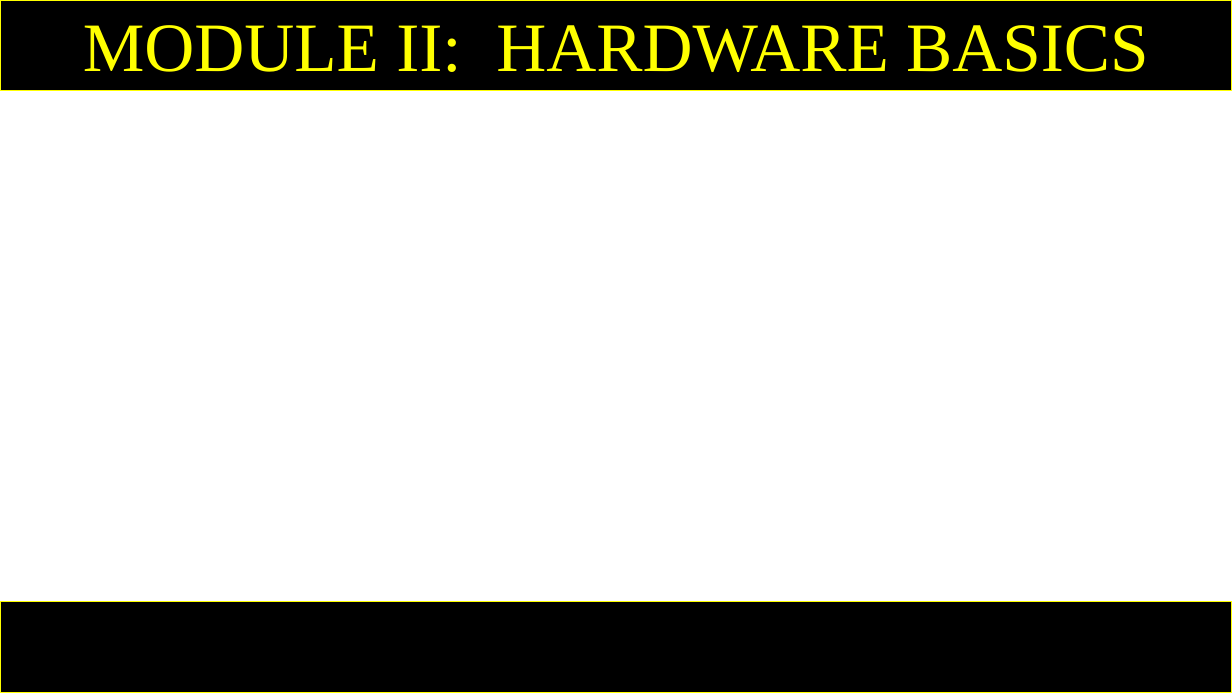
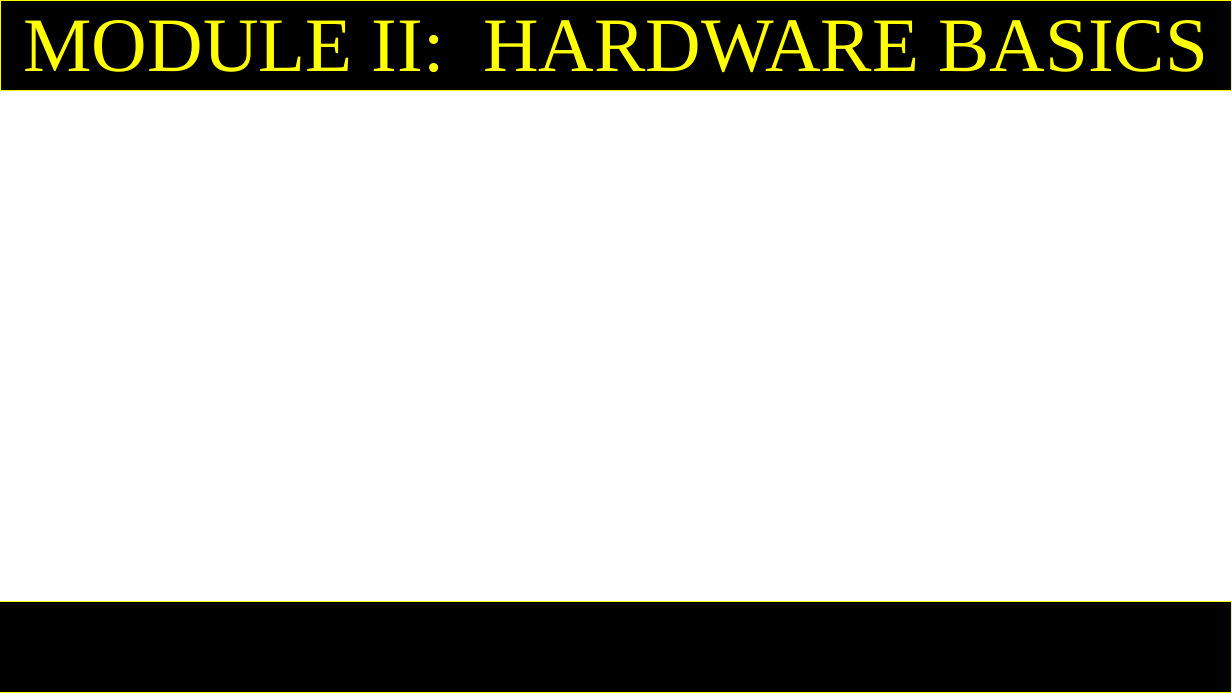
Before and after one commit to mutanganajoseph/Documents, a slide deck: slide 1 of auca/sem-2/intro-to-computer/Lesson 4.pptx. Drawn at 1232x693 pixels with LibreOffice and Linux fonts; fonts in the diff are those of the drawing; background and template pictures are left out. Boxes give left, top, right and bottom in pixels: in the first picture for what was removed or moved away, otherwise in the second. Text is boxed around its words. In the diff, an @@ line names an element or a change of style, - is before the commit and + after.

```diff
--- a/auca/sem-2/intro-to-computer/Lesson 4.pptx
+++ b/auca/sem-2/intro-to-computer/Lesson 4.pptx
@@ title "MODULE II: HARDWARE BASICS" at [0,0,1232,91]: size 54 to 60 pt; line spacing 0.9 to 0.8; outline #FFFF00 0.75 pt to #FFFF00 0 pt @@
@@ rectangle at [0,602,1232,692]: outline #FFFF00 0.75 pt to #FFFF00 0 pt @@
```
Also in this commit, not shown: 2 other slides changed, 2 other files.
